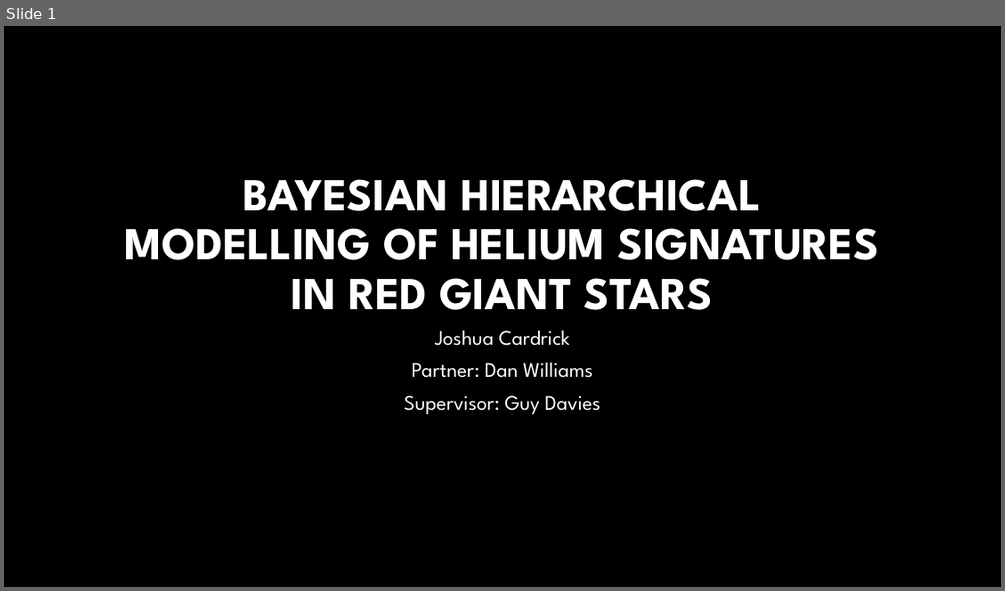
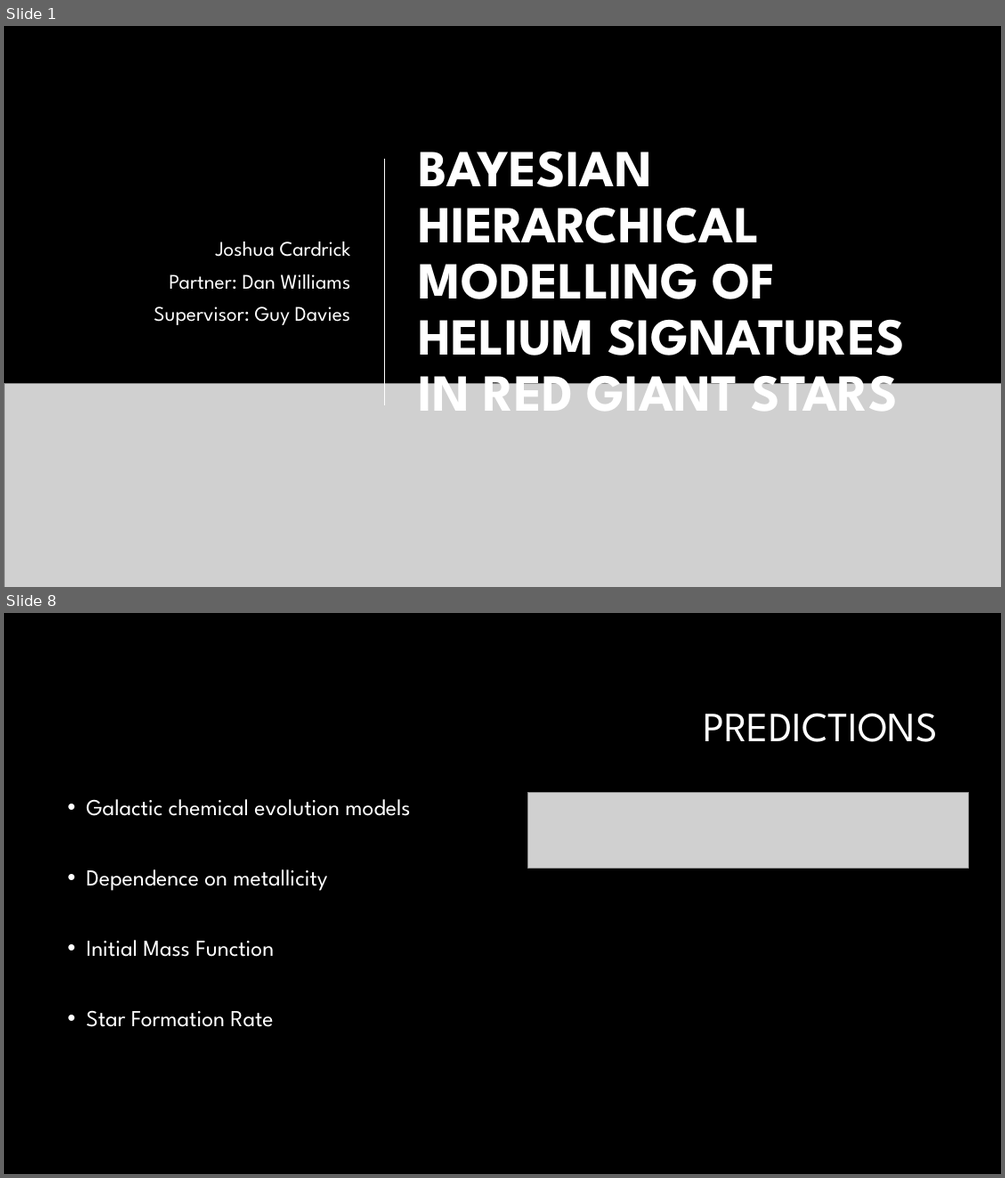
Before and after one commit to daw538/y4project, a slide deck: JoshFiles/Seminar.pptx. Shown one above the other, each under a label of ours: slide 1 before the commit, slides 1 and 8 after it; the slides between them are not shown. The pictures are 1005x591 and 1005x1178 pixels, drawn with LibreOffice and Linux fonts; fonts in the diff are those of the drawing; grey boxes stand for pictures; background and template pictures are left out. Boxes give left, top, right and bottom in pixels: in the first picture for what was removed or moved away, otherwise in the second. Text is boxed around its words. In the diff, an @@ line names an element or a change of style, - is before the commit and + after.

```diff
--- a/JoshFiles/Seminar.pptx
+++ b/JoshFiles/Seminar.pptx
@@ slide 8 added at box(4, 613, 1001, 1174), background #000000 @@
@@ title added at box(703, 713, 937, 742), 40 pt, text #FFFFFF @@
+PREDICTIONS
@@ text added at box(86, 799, 410, 1027), 22 pt, text #FFFFFF @@
+• Galactic chemical evolution models
+• Dependence on metallicity
+• Initial Mass Function
+• Star Formation Rate
@@ picture added at box(527, 793, 968, 868) @@
@@ slide 1 changed as well @@
@@ subtitle "Joshua Cardrick": place and size @@
-subtitle "Joshua Cardrick" at box(404, 330, 601, 414)
+subtitle "Joshua Cardrick" at box(154, 241, 351, 325)
@@ subtitle "Joshua Cardrick" at box(154, 241, 351, 325): alignment centre to right; vertical alignment top to middle @@
@@ title "BAYESIAN HIERARCHICAL MODELLING OF HELIUM ...": place and size @@
-title "BAYESIAN HIERARCHICAL MODELLING OF HELIUM ..." at box(125, 179, 879, 310)
+title "BAYESIAN HIERARCHICAL MODELLING OF HELIUM ..." at box(419, 151, 905, 410)
@@ title "BAYESIAN HIERARCHICAL MODELLING OF HELIUM ..." at box(419, 151, 905, 410): size 44 to 50 pt; alignment centre to left; vertical alignment bottom to middle @@
@@ line added from (385, 159) to (385, 405), #FFFFFF 1.25 pt @@
@@ picture added at box(4, 384, 1001, 587) @@
```
Also in this commit, not shown: 2 other slides changed, 6 other slides added, 4 other files.
